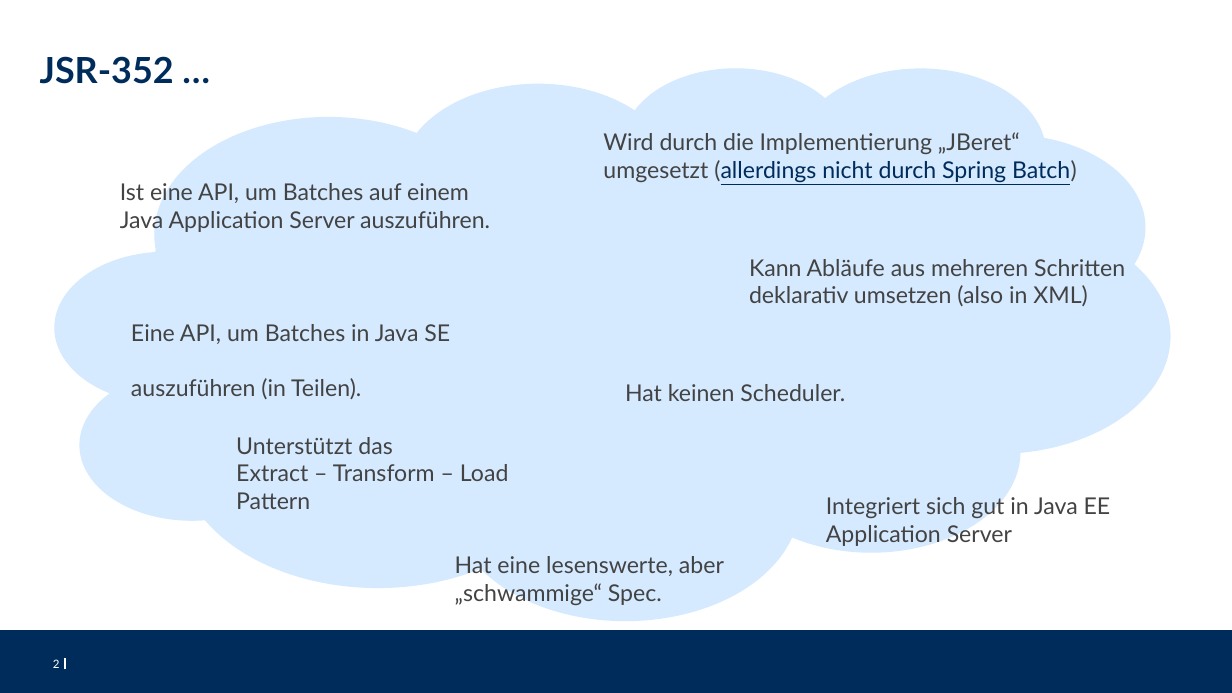
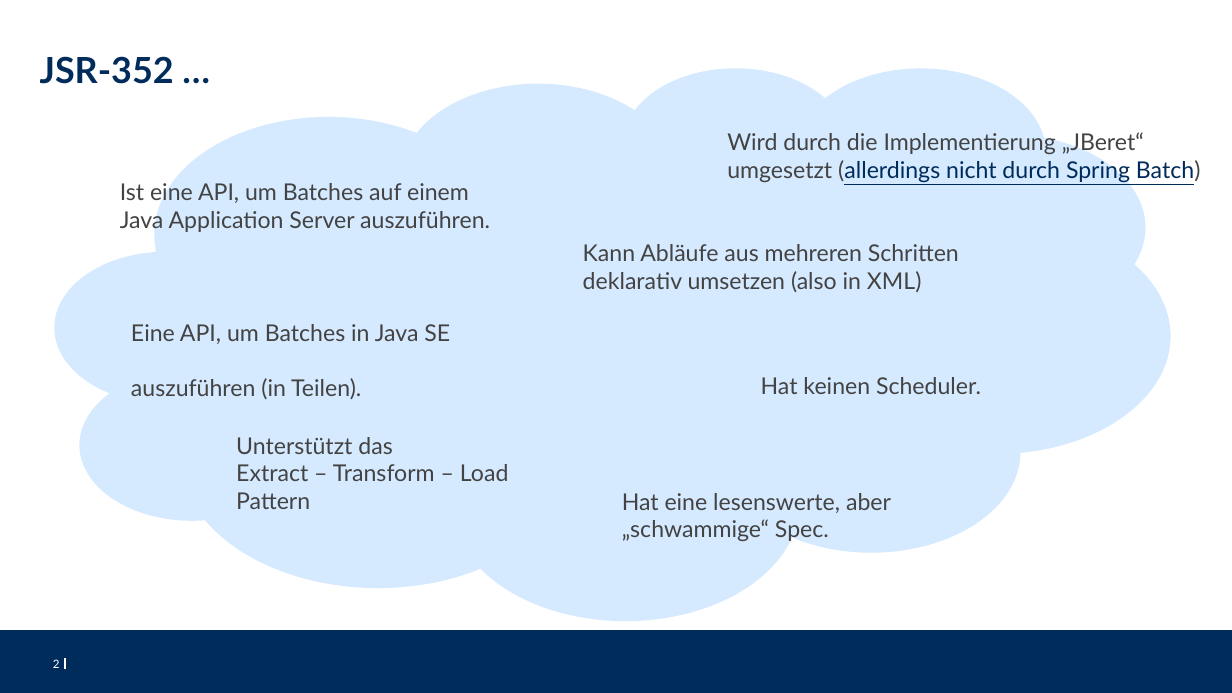
Before and after one commit to ckaiser79/wjax-2024-jsr352-batch, a slide deck: slide 2 of src/site/resources/präsentation-wjax.pptx. Drawn at 1232x693 pixels with LibreOffice and Linux fonts; fonts in the diff are those of the drawing; background and template pictures are left out. Boxes give left, top, right and bottom in pixels: in the first picture for what was removed or moved away, otherwise in the second. Text is boxed around its words. In the diff, an @@ line names an element or a change of style, - is before the commit and + after.

```diff
--- a/src/site/resources/präsentation-wjax.pptx
+++ b/src/site/resources/präsentation-wjax.pptx
@@ text "Wird durch die Implementierung „JBeret“ ...": place and size @@
-text "Wird durch die Implementierung „JBeret“ ..." at (603,132,1077,183)
+text "Wird durch die Implementierung „JBeret“ ..." at (727,130,1201,183)
@@ text "Kann Abläufe aus mehreren Schritten ...": place and size @@
-text "Kann Abläufe aus mehreren Schritten ..." at (749,259,1125,306)
+text "Kann Abläufe aus mehreren Schritten ..." at (583,244,959,292)
@@ text "Hat keinen Scheduler.": place and size @@
-text "Hat keinen Scheduler." at (625,384,845,401)
+text "Hat keinen Scheduler." at (761,377,981,394)
@@ text "Hat eine lesenswerte, aber „schwammige“ ...": place and size @@
-text "Hat eine lesenswerte, aber „schwammige“ ..." at (455,556,724,606)
+text "Hat eine lesenswerte, aber „schwammige“ ..." at (622,493,891,543)
@@ text removed at (826,497,1111,548) @@
-Integriert sich gut in Java EE
-Application Server
```
Also in this commit, not shown: 1 other slide changed, 30 other files.
